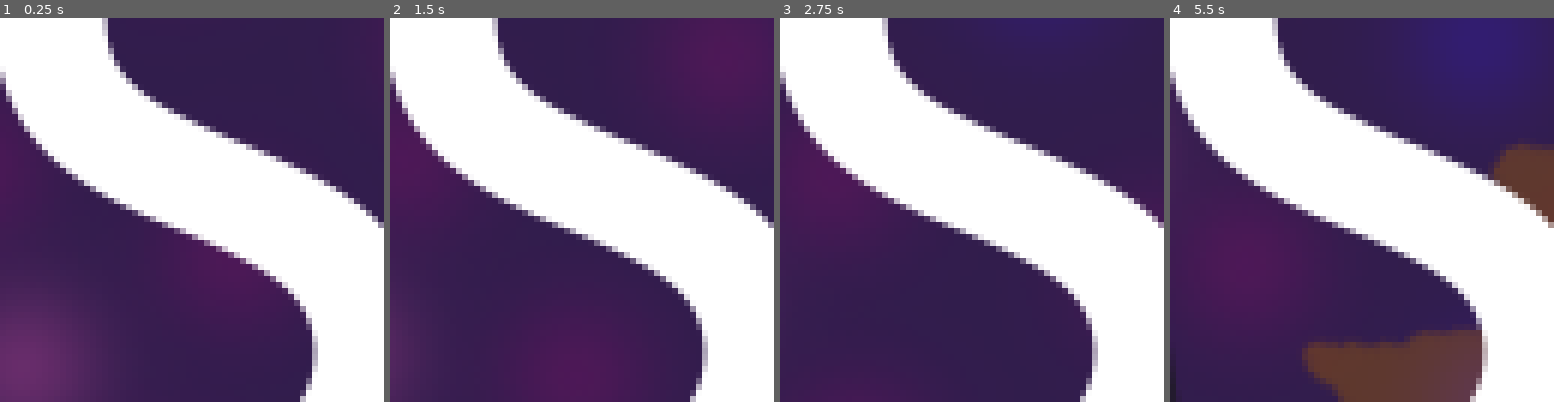
Above: before the commit, frames 1-4 (left to right).
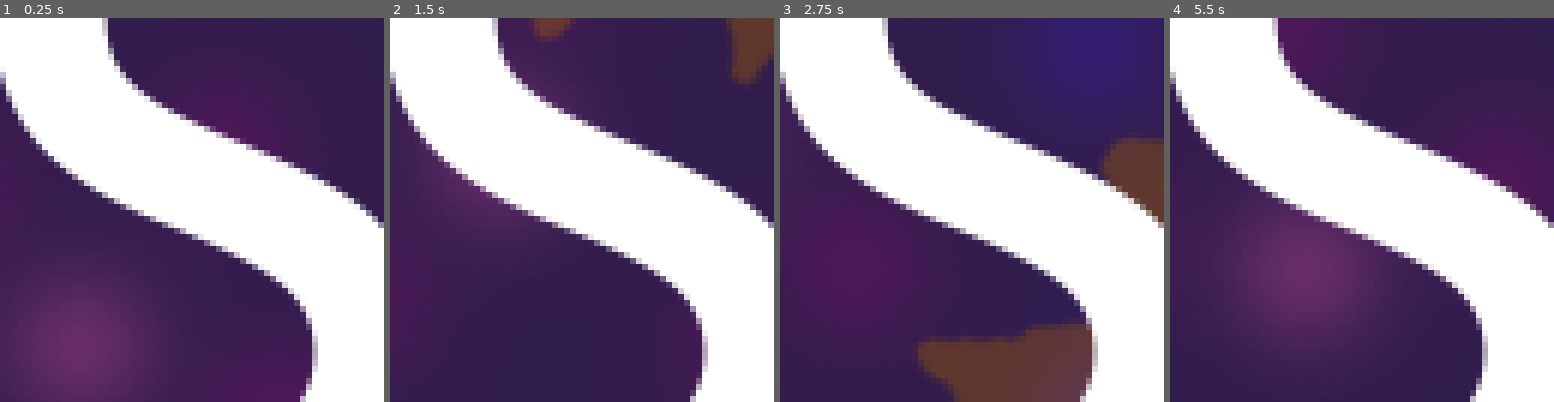
Above: after the commit, the same moments.

Repository: real-chicken-master/GDD112TempName
Game: Godot game, scene res://titleScreen/title_screen.tscn
Same seed, same stepped clock (60 frames per second), same inputs: the game is played once before the commit and once after it.
Inputs:
- Up to frame 1 (0.25 s): no input
- Up to frame 2 (1.5 s): hold D (right1) from 0.53 s (still down); tap Down (down2) at 0.6 s; tap W (up1) at 0.77 s; tap Left (left2) at 1.35 s
- Up to frame 3 (2.75 s): tap W (up1) at 1.52 s; release D (right1) at 2.03 s; hold A (left1) from 2.03 s (still down); tap Right (right2) at 2.1 s
- Up to frame 4 (5.5 s): release A (left1) at 2.78 s; hold D (right1) 2.78-4.28 s; tap Up (up2) at 2.85 s; tap W (up1) at 3.02, 3.77, 4.52 s; tap Down (down2) at 3.6 s; hold A (left1) 4.28-5.03 s; tap Left (left2) at 4.35 s; hold D (right1) from 5.03 s (still down); tap Right (right2) at 5.1 s

The runs differ from the first frame. In frame 1, 3.4% of the frame differs, in the area x 0-79%, y 73-100%; in frame 2, 4.8%; in frame 3, 12%; in frame 4, 19%, in the area x 0-100%, y 0-100%.

Commit message:
Background looking good now for menu

Diff:
--- a/titleScreen/title_screen.gd
+++ b/titleScreen/title_screen.gd
@@ -1,7 +1,7 @@
 extends Control
 
-var rotate =  randf_range(-1,1)
-var button_Rotate = randf_range(-1,1)
+var rotate =  randf_range(1,2)
+var button_Rotate = randf_range(1,3)
 func _process(_delta):
 	$BackgroundArt.rotation_degrees += rotate
 	$ArcadeWall.rotation_degrees -= rotate
Not shown: 1 places in titleScreen/title_screen.tscn that only renumber resources
